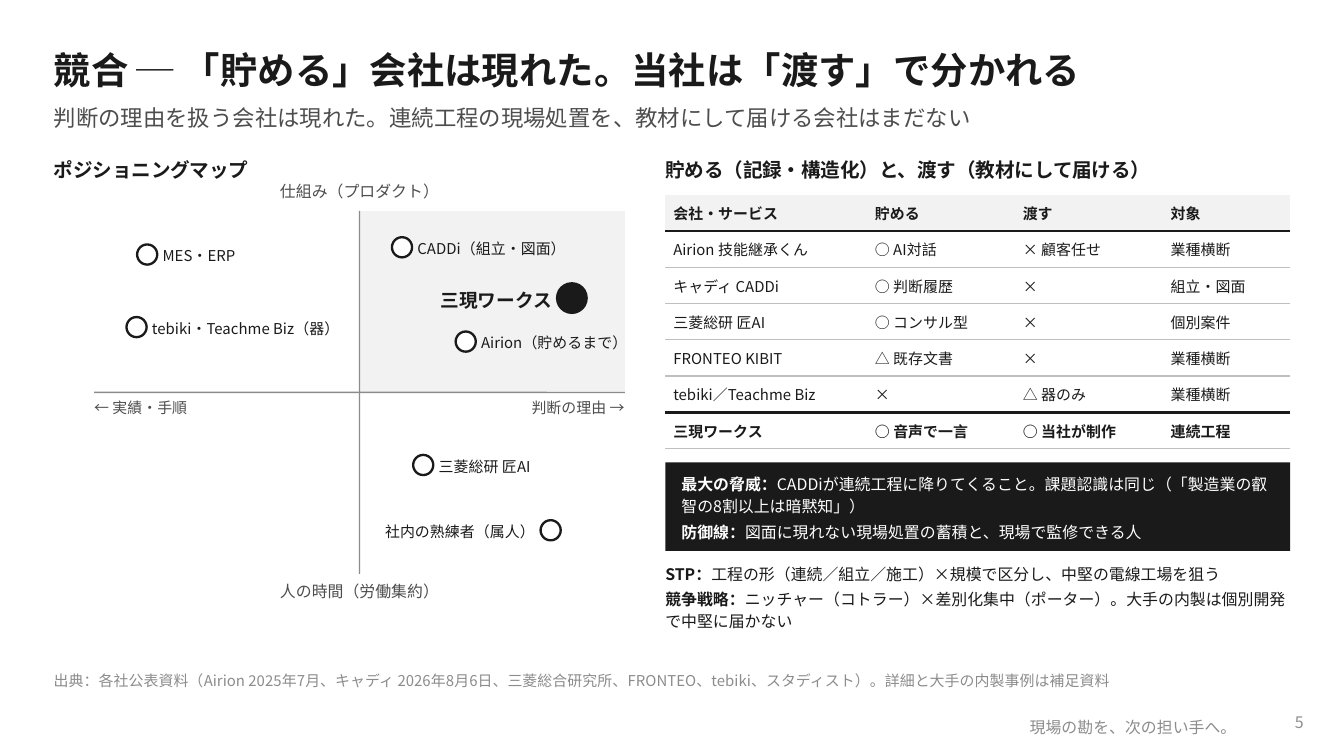
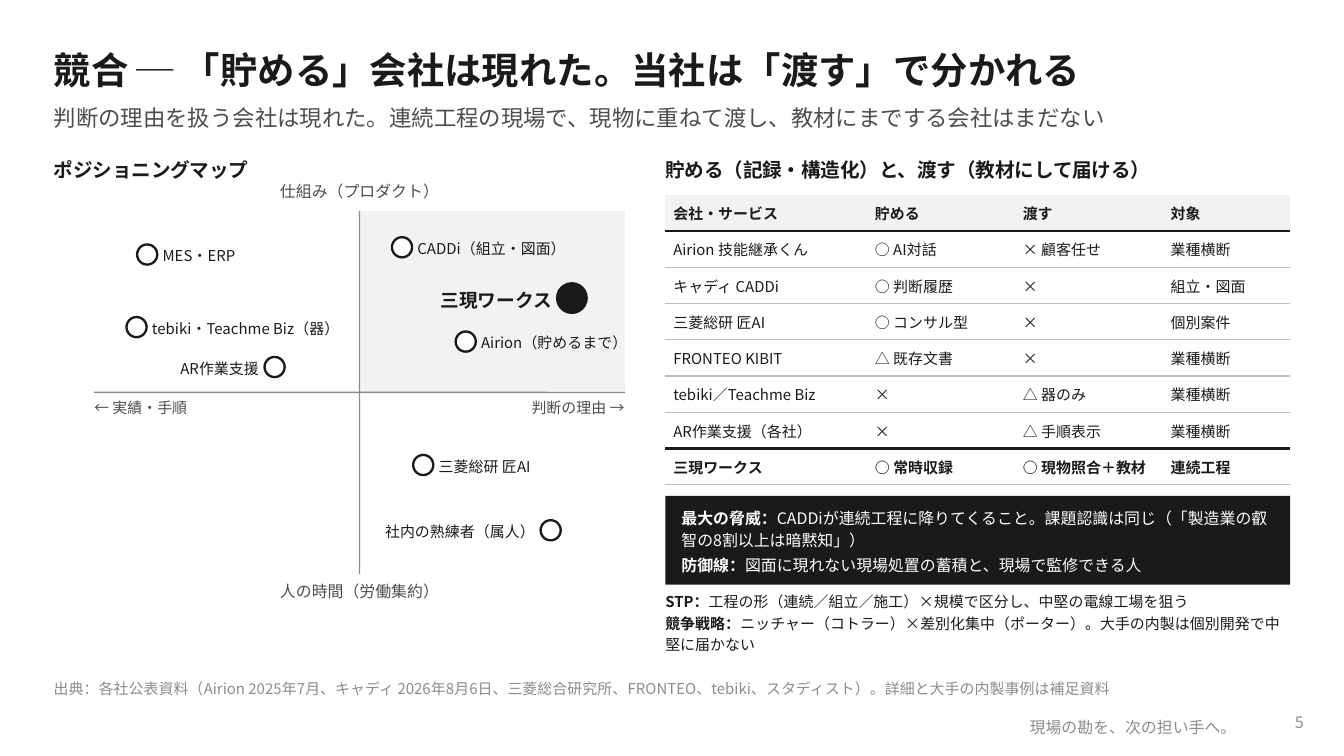
Before and after one commit to SEITOSHIKI/-ai-commute-audio-, a slide deck: slide 5 of deck/セルフマネジメント課題_事業構想プレゼン.pptx. Drawn at 1344x756 pixels with LibreOffice and Linux fonts; fonts in the diff are those of the drawing; background and template pictures are left out. Boxes give left, top, right and bottom in pixels: in the first picture for what was removed or moved away, otherwise in the second. Text is boxed around its words. In the diff, an @@ line names an element or a change of style, - is before the commit and + after.

```diff
--- a/deck/セルフマネジメント課題_事業構想プレゼン.pptx
+++ b/deck/セルフマネジメント課題_事業構想プレゼン.pptx
@@ text at (54,107,1105,128): text changed @@
-判断の理由を扱う会社は現れた。連続工程の現場処置を、教材にして届ける会社はまだない
+判断の理由を扱う会社は現れた。連続工程の現場で、現物に重ねて渡し、教材にまでする会社はまだない
@@ table at (665,195,1290,479) @@
-row 7: 三現ワークス | ○ 音声で一言 | ○ 当社が制作 | 連続工程
+row 7: AR作業支援（各社） | × | △ 手順表示 | 業種横断
+row 8: 三現ワークス | ○ 常時収録 | ○ 現物照合＋教材 | 連続工程
@@ ellipse added at (265,358,285,378), fill #FFFFFF, outline #1A1A1A 1.25 pt @@
@@ text added at (180,361,259,376), 8 pt, text #1A1A1A @@
+AR作業支援
@@ rectangle: place and size @@
-rectangle at (665,462,1290,551)
+rectangle at (665,496,1290,585)
@@ text "最大の脅威：CADDiが連続工程に降りてくること。課題認識は同じ（「製造業の叡智の8割以上は暗黙知」）": place and size @@
-text "最大の脅威：CADDiが連続工程に降りてくること。課題認識は同じ（「製造業の叡智の8割以上は暗黙知」）" at (681,476,1267,540)
+text "最大の脅威：CADDiが連続工程に降りてくること。課題認識は同じ（「製造業の叡智の8割以上は暗黙知」）" at (681,510,1267,573)
@@ text "STP：工程の形（連続／組立／施工）×規模で区分し、中堅の電線工場を狙う": place and size @@
-text "STP：工程の形（連続／組立／施工）×規模で区分し、中堅の電線工場を狙う" at (665,566,1285,629)
+text "STP：工程の形（連続／組立／施工）×規模で区分し、中堅の電線工場を狙う" at (665,594,1279,651)
@@ text "STP：工程の形（連続／組立／施工）×規模で区分し、中堅の電線工場を狙う" at (665,594,1279,651): size 8.5 to 8 pt; less space between paragraphs @@
@@ text "出典：各社公表資料（Airion 2025年7月、キャディ 2026年8月6日、三菱総合研究所、FRONTEO、tebi ...": place and size @@
-text "出典：各社公表資料（Airion 2025年7月、キャディ 2026年8月6日、三菱総合研究所、FRONTEO、tebi ..." at (54,673,1110,687)
+text "出典：各社公表資料（Airion 2025年7月、キャディ 2026年8月6日、三菱総合研究所、FRONTEO、tebi ..." at (54,681,1110,695)
```
Also in this commit, not shown: 2 other slides changed, 4 other files.
